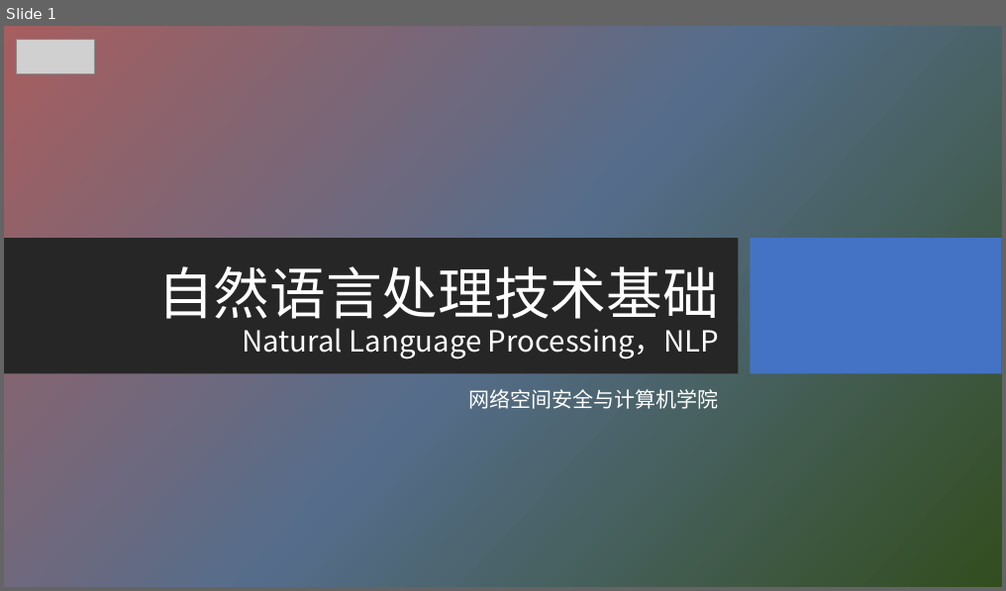
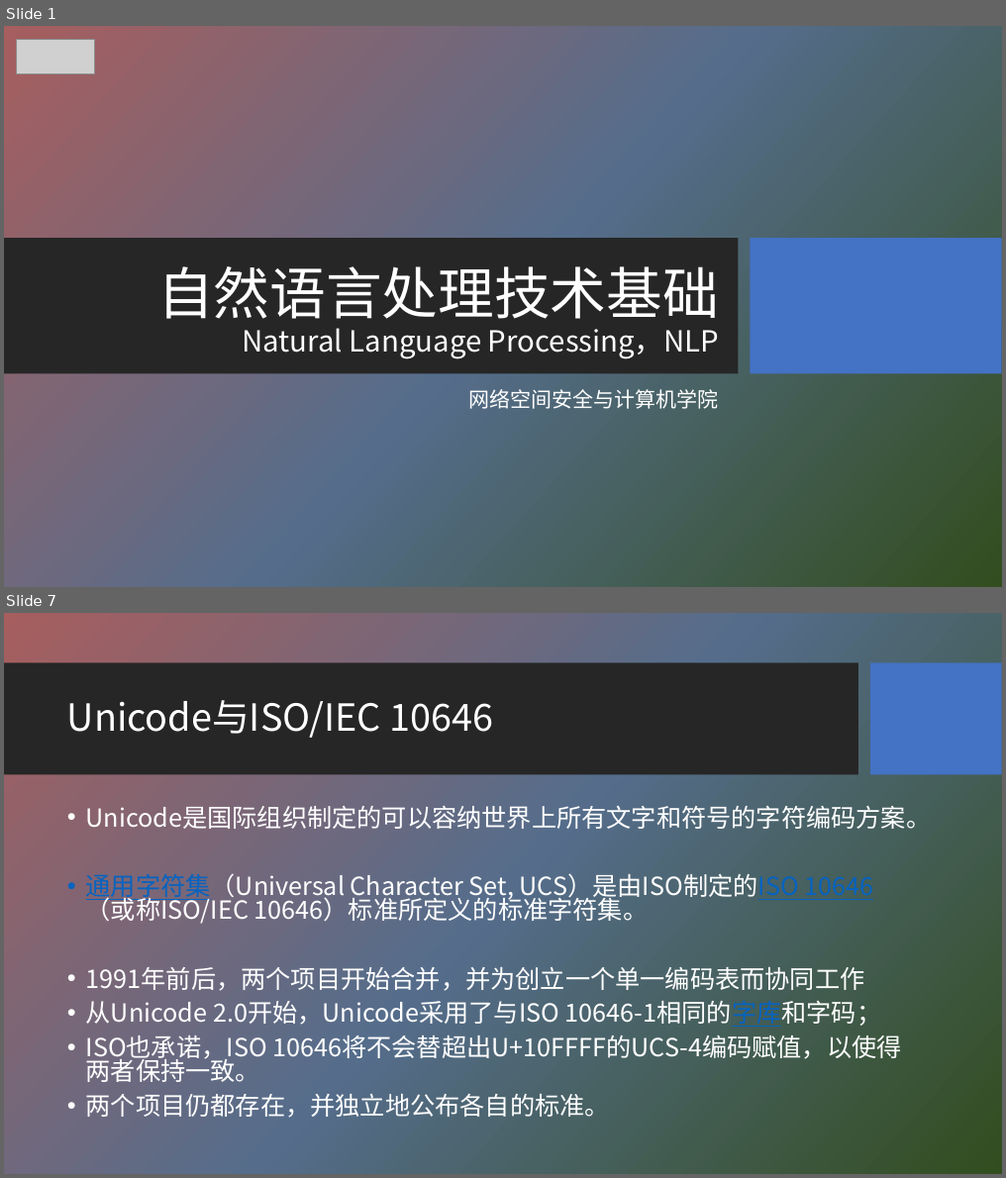
Before and after one commit to HBU/NLP_PPT, a slide deck: PPT-2020/ch06 字符编码与字频统计.pptx. Shown one above the other, each under a label of ours: slide 1 before the commit, slides 1 and 7 after it; the slides between them are not shown. The pictures are 1006x591 and 1006x1178 pixels, drawn with LibreOffice and Linux fonts; fonts in the diff are those of the drawing; grey boxes stand for pictures; background and template pictures are left out. Boxes give left, top, right and bottom in pixels: in the first picture for what was removed or moved away, otherwise in the second. Text is boxed around its words. In the diff, an @@ line names an element or a change of style, - is before the commit and + after.

```diff
--- a/PPT-2020/ch06 字符编码与字频统计.pptx
+++ b/PPT-2020/ch06 字符编码与字频统计.pptx
@@ slide 7 added at [4,613,1002,1174], background picture (left out) @@
@@ rectangle added at [4,663,858,775], fill #262626 @@
@@ rectangle added at [871,663,1002,775], fill #4472C4 @@
@@ title added at [67,700,494,738], 36 pt, text #FFFFFF @@
+Unicode与ISO/IEC 10646
@@ text added at [86,805,932,1118], 24 pt, text #FFFFFF @@
+• Unicode是国际组织制定的可以容纳世界上所有文字和符号的字符编码方案。
+• 通用字符集（Universal Character Set, UCS）是由ISO制定的ISO 10646（或称ISO/IEC 10646）标准所定义的标准字符集。
+• 1991年前后，两个项目开始合并，并为创立一个单一编码表而协同工作
+• 从Unicode 2.0开始，Unicode采用了与ISO 10646-1相同的字库和字码；
+• ISO也承诺，ISO 10646将不会替超出U+10FFFF的UCS-4编码赋值，以使得两者保持一致。
+• 两个项目仍都存在，并独立地公布各自的标准。
```
Also in this commit, not shown: 4 slides changed, 4 other slides added, 1 other file.
